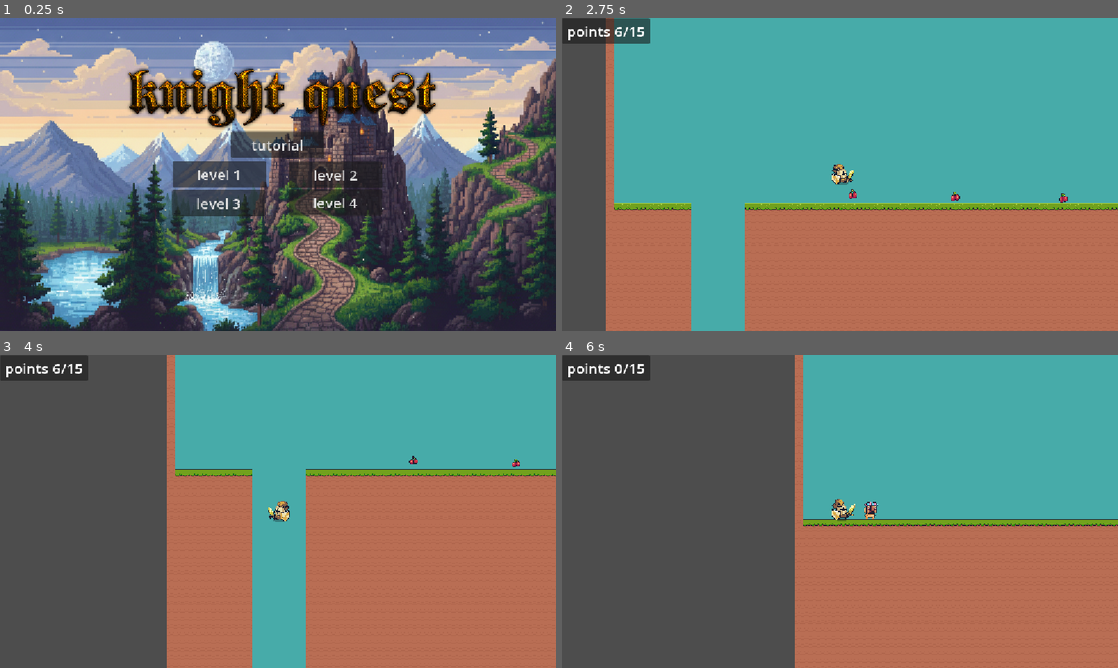
Above: before the commit, frames 1-4 (two rows, left to right).
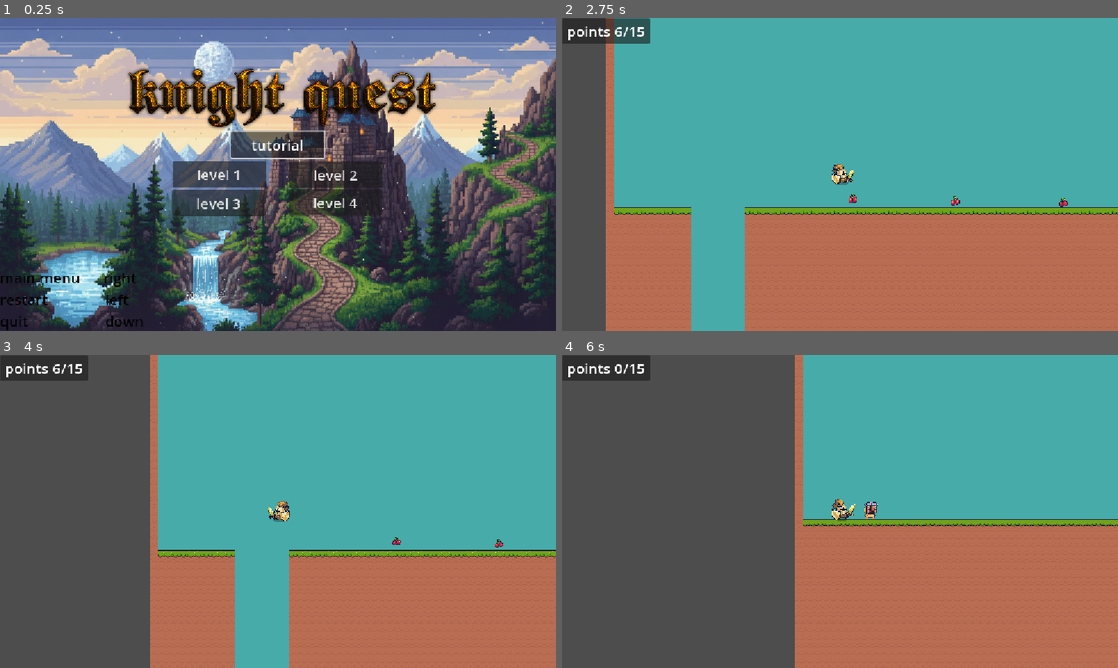
Above: after the commit, the same moments.

Repository: vandohman7/vans-first-game
Game: Godot game, scene res://scenes/main_menu.tscn
Two runs of this game, one before a commit and one after it. Both use one fixed random seed, a clock stepped at 60 frames per second and the inputs below.
Inputs:
- Up to frame 1 (0.25 s): no input
- Up to frame 2 (2.75 s): click "tutorial" at 0.5 s; hold D (right) from 1.28 s (still down); tap Space (jump) at 1.35, 1.52, 1.82, 2.27, 2.3, 2.57 s; tap Shift (sprint) at 2.1 s
- Up to frame 3 (4 s): release D (right) at 2.78 s; hold A (left) 2.78-3.53 s; tap Space (jump) at 2.85, 3.77, 3.8 s; hold D (right) from 3.53 s (still down); tap Shift (sprint) at 3.6 s
- Up to frame 4 (6 s): tap Space (jump) at 4.07, 4.35, 4.52, 4.82 s; tap Escape (esc) at 4.9 s; release D (right) at 5 s; click "main menu" at 5 s; click "level 1" at 5.75 s

The runs differ from the first frame. In frame 1, 0.7% of the frame differs, in the area x 0-59%, y 35-100%; in frame 2, 2.9%; in frame 3, 23%, in the area x 27-100%, y 0-100%; in frame 4, nothing differs.

Commit message:
now fully contoller

Diff:
--- a/project.godot
+++ b/project.godot
@@ -26,6 +26,20 @@
 
 [input]
 
+ui_accept={
+"deadzone": 0.5,
+"events": [Object(InputEventKey,"resource_local_to_scene":false,"resource_name":"","device":0,"window_id":0,"alt_pressed":false,"shift_pressed":false,"ctrl_pressed":false,"meta_pressed":false,"pressed":false,"keycode":4194309,"physical_keycode":0,"key_label":0,"unicode":0,"location":0,"echo":false,"script":null)
+, Object(InputEventKey,"resource_local_to_scene":false,"resource_name":"","device":0,"window_id":0,"alt_pressed":false,"shift_pressed":false,"ctrl_pressed":false,"meta_pressed":false,"pressed":false,"keycode":4194310,"physical_keycode":0,"key_label":0,"unicode":0,"location":0,"echo":false,"script":null)
+, Object(InputEventKey,"resource_local_to_scene":false,"resource_name":"","device":0,"window_id":0,"alt_pressed":false,"shift_pressed":false,"ctrl_pressed":false,"meta_pressed":false,"pressed":false,"keycode":32,"physical_keycode":0,"key_label":0,"unicode":32,"location":0,"echo":false,"script":null)
+, Object(InputEventJoypadButton,"resource_local_to_scene":false,"resource_name":"","device":-1,"button_index":1,"pressure":0.0,"pressed":true,"script":null)
+]
+}
+ui_select={
+"deadzone": 0.5,
+"events": [Object(InputEventJoypadButton,"resource_local_to_scene":false,"resource_name":"","device":0,"button_index":1,"pressure":0.0,"pressed":true,"script":null)
+, Object(InputEventKey,"resource_local_to_scene":false,"resource_name":"","device":0,"window_id":0,"alt_pressed":false,"shift_pressed":false,"ctrl_pressed":false,"meta_pressed":false,"pressed":false,"keycode":32,"physical_keycode":0,"key_label":0,"unicode":32,"location":0,"echo":false,"script":null)
+]
+}
 left={
 "deadzone": 0.2,
 "events": [Object(InputEventKey,"resource_local_to_scene":false,"resource_name":"","device":-1,"window_id":0,"alt_press …(191 unchanged characters)…
@@ -51,7 +65,7 @@
 esc={
 "deadzone": 0.2,
 "events": [Object(InputEventKey,"resource_local_to_scene":false,"resource_name":"","device":-1,"window_id":0,"alt_press …(195 unchanged characters)…
-, Object(InputEventJoypadButton,"resource_local_to_scene":false,"resource_name":"","device":-1,"button_index":11,"pressure":0.0,"pressed":false,"script":null)
+, Object(InputEventMouseButton,"resource_local_to_scene":false,"resource_name":"","device":-1,"window_id":0,"alt_pressed":false,"shift_pressed":false,"ctrl_pressed":false,"meta_pressed":false,"button_mask":0,"position":Vector2(0, 0),"global_position":Vector2(0, 0),"factor":1.0,"button_index":3,"canceled":false,"pressed":false,"double_click":false,"script":null)
 ]
 }
 small_jump={
@@ -83,6 +97,11 @@
 "events": [Object(InputEventJoypadButton,"resource_local_to_scene":false,"resource_name":"","device":-1,"button_index":12,"pressure":0.0,"pressed":true,"script":null)
 ]
 }
+cesc={
+"deadzone": 0.2,
+"events": [Object(InputEventJoypadButton,"resource_local_to_scene":false,"resource_name":"","device":-1,"button_index":6,"pressure":0.0,"pressed":true,"script":null)
+]
+}
 
 [rendering]
 
--- a/scenes/main_charicter.gd
+++ b/scenes/main_charicter.gd
@@ -7,7 +7,6 @@
 @onready var sprite_2d = $Sprite2D
 
 var inAir = 0
-
 
 
 
@@ -37,8 +36,8 @@
 #func _eeeeeee()
 	if is_on_floor():
 		fastfall = false
-		#print("2")
-#sfioaia
+		print("false")
+
 
 	var direction := Input.get_axis("left", "right")
 	if direction:
@@ -68,6 +67,7 @@
 		acceleration = 20
 
 
+
 	#if velocity.x +600 or -600:
 		#JUMP_VELOCITY = 500
 
@@ -77,7 +77,7 @@
 	else: if Input.is_action_just_pressed("jump"):
 		velocity.y = +400
 		fastfall = true
-		#print ("1")
+		print ("true")
 
 
 
@@ -101,10 +101,8 @@
 
 
 
-
-
 	#if Input.is_action_just_pressed("high_jump") and is_on_floor():
 			#velocity.y = JUMP_VELOCITY -50
 	#else: if Input.is_action_just_pressed("high_jump"):
 		#velocity.y = +400
-		##velocity.x = 0
+			###velocity.x = 0
--- a/scenes/main_menu.tscn
+++ b/scenes/main_menu.tscn
@@ -1,8 +1,9 @@
-[gd_scene load_steps=5 format=3 uid="uid://o8gsr3n5tpxw"]
+[gd_scene load_steps=6 format=3 uid="uid://o8gsr3n5tpxw"]
 
 [ext_resource type="Script" uid="uid://dncuxbclvlsl7" path="res://scenes/scripts/main_menu.gd" id="1_bqqt6"]
 [ext_resource type="Texture2D" uid="uid://b31it1vdcd4p3" path="res://scenes/images/Gemini_Generated_Image_i60m07i60m07i60m (1).png" id="1_ekxnf"]
 [ext_resource type="Texture2D" uid="uid://b5klp1ca0jdye" path="res://scenes/images/game_main_menu.png" id="2_bqqt6"]
+[ext_resource type="Script" uid="uid://t8fr1rupqn75" path="res://scenes/tutorial.gd" id="4_8ln24"]
 [ext_resource type="PackedScene" uid="uid://5x0uondmcxpa" path="res://scenes/music.tscn" id="4_wu84c"]
 
 [node name="MainMenu" type="Node"]
@@ -33,6 +34,27 @@
 grow_vertical = 2
 texture = ExtResource("2_bqqt6")
 
+[node name="tutorial" type="Button" parent="."]
+texture_filter = 1
+anchors_preset = 8
+anchor_left = 0.5
+anchor_top = 0.5
+anchor_right = 0.5
+anchor_bottom = 0.5
+offset_left = -97.0
+offset_top = -89.0
+offset_right = 96.0
+offset_bottom = -34.0
+grow_horizontal = 2
+grow_vertical = 2
+focus_neighbor_left = NodePath("../level 1")
+focus_neighbor_right = NodePath("../level 2")
+focus_neighbor_bottom = NodePath("../level 1")
+focus_next = NodePath("../level 1")
+theme_override_font_sizes/font_size = 30
+text = "tutorial"
+script = ExtResource("4_8ln24")
+
 [node name="level 1" type="Button" parent="."]
 texture_filter = 1
 anchors_preset = 8
@@ -46,6 +68,10 @@
 offset_bottom = 27.0
 grow_horizontal = 2
 grow_vertical = 2
+focus_neighbor_top = NodePath("../tutorial")
+focus_neighbor_right = NodePath("../level 2")
+focus_neighbor_bottom = NodePath("../level 3")
+focus_next = NodePath("../level 2")
 theme_override_font_sizes/font_size = 30
 text = "level 1"
 
@@ -62,27 +88,12 @@
 offset_bottom = 28.0
 grow_horizontal = 2
 grow_vertical = 2
+focus_neighbor_left = NodePath("../level 1")
+focus_neighbor_top = NodePath("../tutorial")
+focus_neighbor_bottom = NodePath("../level 4")
+focus_next = NodePath("../level 3")
 theme_override_font_sizes/font_size = 30
 text = "level 2"
-
-[node name="music" parent="." instance=ExtResource("4_wu84c")]
-position = Vector2(573, 319)
-
-[node name="tutorial" type="Button" parent="."]
-texture_filter = 1
-anchors_preset = 8
-anchor_left = 0.5
-anchor_top = 0.5
-anchor_right = 0.5
-anchor_bottom = 0.5
-offset_left = -97.0
-offset_top = -89.0
-offset_right = 96.0
-offset_bottom = -34.0
-grow_horizontal = 2
-grow_vertical = 2
-theme_override_font_sizes/font_size = 30
-text = "tutorial"
 
 [node name="level 3" type="Button" parent="."]
 texture_filter = 1
@@ -90,6 +101,9 @@
 offset_top = 356.0
 offset_right = 550.0
 offset_bottom = 410.0
+focus_neighbor_top = NodePath("../level 1")
+focus_neighbor_right = NodePath("../level 4")
+focus_next = NodePath("../level 4")
 theme_override_font_sizes/font_size = 30
 text = "level 3"
 
@@ -99,12 +113,32 @@
 offset_top = 355.0
 offset_right = 791.0
 offset_bottom = 409.0
+focus_neighbor_left = NodePath("../level 3")
+focus_neighbor_top = NodePath("../level 2")
+focus_next = NodePath("../tutorial")
 theme_override_font_sizes/font_size = 30
 text = "level 4
 "
 
+[node name="music" parent="." instance=ExtResource("4_wu84c")]
+position = Vector2(573, 319)
+
+[node name="Label" type="Label" parent="."]
+modulate = Color(0.011520738, 0.012617188, 0.012617188, 1)
+texture_filter = 1
+anchors_preset = 2
+anchor_top = 1.0
+anchor_bottom = 1.0
+offset_top = -132.0
+offset_right = 298.0
+grow_vertical = 0
+theme_override_font_sizes/font_size = 30
+text = "main menu      right
+restart               left
+quit                    down"
+
+[connection signal="pressed" from="tutorial" to="." method="_on_tutorial_pressed"]
 [connection signal="pressed" from="level 1" to="." method="_on_level_1_pressed"]
 [connection signal="pressed" from="level 2" to="." method="_on_level_2_pressed"]
-[connection signal="pressed" from="tutorial" to="." method="_on_tutorial_pressed"]
 [connection signal="pressed" from="level 3" to="." method="_on_level_3_pressed"]
 [connection signal="pressed" from="level 4" to="." method="_on_level_4_pressed"]
--- a/scenes/scripts/enemy.gd
+++ b/scenes/scripts/enemy.gd
@@ -1,12 +1,17 @@
 extends RigidBody2D
 
 
-# Called when the node enters the scene tree for the first time.
 func _ready() -> void:
 	pass # Replace with function body.
-#@onready var main_charicter = %main_charicter
+
+
+@onready var main_charicter = %main_charicter
 @onready var game_manager = %game_manager
-# Called every frame. 'delta' is the elapsed time since the previous frame.
+
+
+
+
+
 func _process(_delta: float) -> void:
 	pass
 # dad added this
@@ -16,12 +21,9 @@
 		var y_delta = position.y - body.position.y
 
 
-
 		if (y_delta >15):
 			queue_free()
-			body.jump()
 			game_manager.add_points(0)
 		else:
-
-
+#
 			get_tree().reload_current_scene()
--- a/scenes/scripts/main_menu.gd
+++ b/scenes/scripts/main_menu.gd
@@ -2,11 +2,12 @@
 
 
 func _ready():
-	print("main menu loaded")
+	pass
 
-#func _process(_delta: float) -> void:
-	#print("main menu _process 1")
-	#print("main menu _process")
+
+
+func _process(_delta: float) -> void:
+	pass
 
 func _on_level_1_pressed() -> void:
 	print("main.tscn")
--- a/scenes/scripts/pause_menu.tscn
+++ b/scenes/scripts/pause_menu.tscn
@@ -1,6 +1,8 @@
-[gd_scene load_steps=2 format=3 uid="uid://d2d8j4n3akmpi"]
+[gd_scene load_steps=4 format=3 uid="uid://d2d8j4n3akmpi"]
 
 [ext_resource type="Script" uid="uid://c57j6ut4cti05" path="res://scenes/pause_menu.gd" id="1_hdmo1"]
+[ext_resource type="Script" uid="uid://37m7gjc6fx3" path="res://scenes/scripts/resume.gd" id="2_ugu8e"]
+[ext_resource type="Script" uid="uid://dp3tk1cddhmo7" path="res://scenes/scripts/5.gd" id="3_6d08n"]
 
 [node name="pause_menu" type="Control"]
 process_mode = 3
@@ -29,22 +31,32 @@
 
 [node name="resume" type="Button" parent="PanelContainer/VBoxContainer"]
 layout_mode = 2
+focus_neighbor_top = NodePath("../main_menu")
+focus_neighbor_bottom = NodePath("../restart")
 text = "resume
 "
+script = ExtResource("2_ugu8e")
 
 [node name="restart" type="Button" parent="PanelContainer/VBoxContainer"]
 layout_mode = 2
+focus_neighbor_top = NodePath("../resume")
+focus_neighbor_bottom = NodePath("../quit")
 text = "restart
 "
 
 [node name="quit" type="Button" parent="PanelContainer/VBoxContainer"]
 layout_mode = 2
+focus_neighbor_top = NodePath("../restart")
+focus_neighbor_bottom = NodePath("../main_menu")
 text = "quit
 "
 
 [node name="main_menu" type="Button" parent="PanelContainer/VBoxContainer"]
 layout_mode = 2
+focus_neighbor_top = NodePath("../quit")
+focus_neighbor_bottom = NodePath("../resume")
 text = "main menu"
+script = ExtResource("3_6d08n")
 
 [connection signal="pressed" from="PanelContainer/VBoxContainer/resume" to="." method="_on_resume_pressed"]
 [connection signal="pressed" from="PanelContainer/VBoxContainer/restart" to="." method="_on_restart_pressed"]
--- /dev/null
+++ b/scenes/tutorial.gd
@@ -0,0 +1,6 @@
+extends Button
+
+
+# Called when the node enters the scene tree for the first time.
+func _ready() -> void:
+	grab_focus()
Not shown, added: scenes/tutorial.gd.uid
